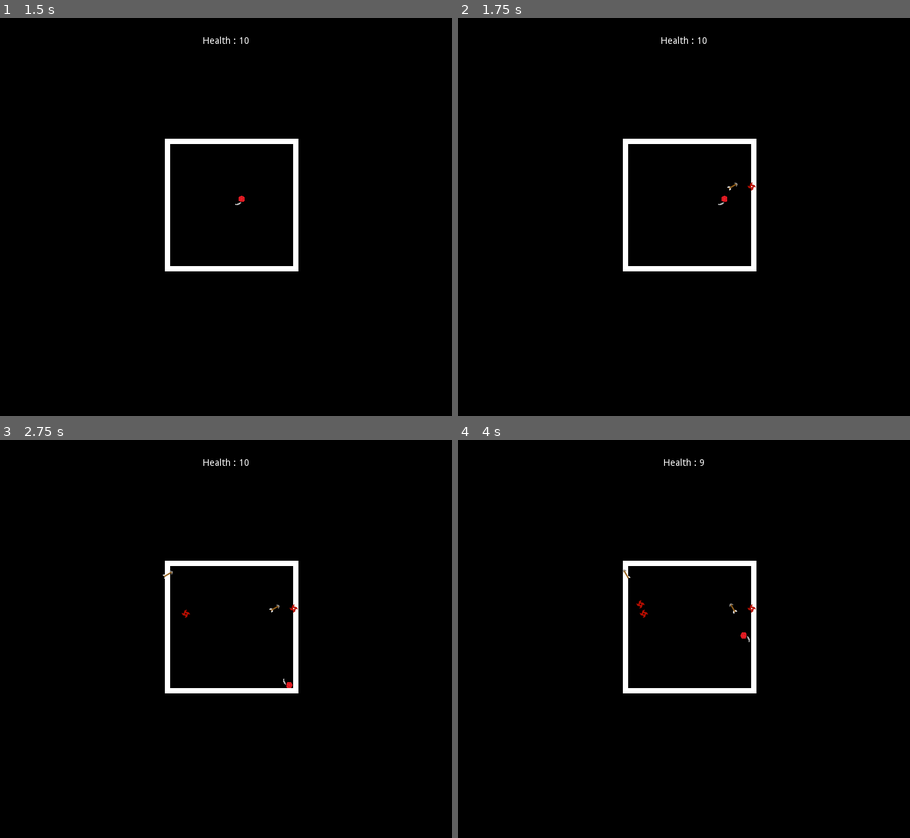
Above: before the commit, frames 1-4 (two rows, left to right).
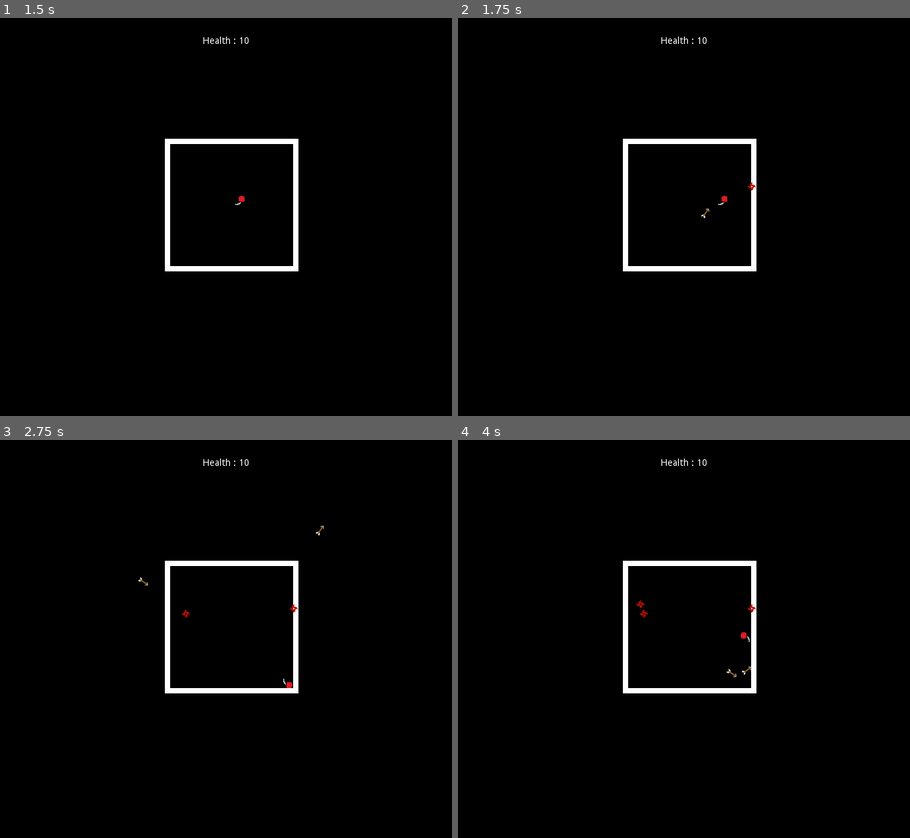
Above: after the commit, the same moments.

Repository: bsu-cs315/Final_Project_Group5
Game: Godot game, scene res://Scenes/TitleScreen.tscn
Same seed, same stepped clock (60 frames per second), same inputs: the game is played once before the commit and once after it.
Inputs:
- Up to frame 1 (1.5 s): click "Start The Story" at 0.5 s; tap Enter at 1.25 s; hold Right (move_right) from 1.28 s (still down); tap R (reAwaken) at 1.35 s
- Up to frame 2 (1.75 s): keep holding Right (move_right)
- Up to frame 3 (2.75 s): tap Space at 2 s; release Right (move_right) at 2.03 s; hold Down (move_down) from 2.03 s (still down); tap R (reAwaken) at 2.1 s
- Up to frame 4 (4 s): release Down (move_down) at 2.78 s; hold Right (move_right) 2.78-3.53 s; tap R (reAwaken) at 2.85, 3.6 s; hold Up (move_up) from 3.53 s (still down)

Frame 1 is identical in both runs. In frame 2, less than 0.1% of the frame differs, in the area x 53-62%, y 41-51%; in frame 3, less than 0.1%; in frame 4, 0.2%, in the area x 36-65%, y 4-60%.

Commit message:
Made arrow bullets point and fire at player object location at the time they spawned

Diff:
--- a/project/Player.gd
+++ b/project/Player.gd
@@ -16,6 +16,8 @@
 
 signal playerDamaged(bullet)  # Used to send a signal back to a bullet which has damaged a player to tell it to remove itself
 
+#func _ready():
+#	print(self)
 
 func _physics_process(_delta):
 	var input := Vector2.ZERO
--- a/project/Scenes/Bullets/Arrow.gd
+++ b/project/Scenes/Bullets/Arrow.gd
@@ -1,12 +1,25 @@
 extends Area2D
 
-func _ready():
-	self.position.x = rand_range(250, 450)
-	self.position.y = rand_range(200, 300)
+var _playerPosition = Vector2(0,0)
+var _launchVector = Vector2(0,0)
+var _arrowVelocity = 3.2
 
 
-func _process(delta):
-	rotation_degrees =  rotation_degrees + (-delta * 360)
+func _ready():
+	_playerPosition = get_parent().player.position
+
+	self.position.x = rand_range(200, 400)
+	self.position.y = rand_range(200, 400)
+
+	rotation = get_angle_to(_playerPosition)
+
+	_launchVector = self.position - _playerPosition
+	_launchVector = _launchVector.normalized()
+
+
+func _process(_delta):
+	self.position = self.position - _launchVector * _arrowVelocity
+
 
 
 func bulletRemovalTrigger():
--- a/project/Scenes/Bullets/ThrowingStar.gd
+++ b/project/Scenes/Bullets/ThrowingStar.gd
@@ -6,7 +6,7 @@
 
 
 func _process(delta):
-	rotation_degrees =  rotation_degrees + (-delta * 360)
+	rotation_degrees = rotation_degrees + (-delta * 360)
 
 
 func bulletRemovalTrigger():
--- a/project/Scenes/Level2.gd
+++ b/project/Scenes/Level2.gd
@@ -3,6 +3,8 @@
 onready var _HUD = get_node("HUD")
 onready var player = get_node("Player")
 
+func _ready():
+	randomize()
 
 func _process(_delta):
 	_HUD.get_node("Label").text = "Health : " + str(player.health)
--- a/project/Scenes/Waves/WaveArrow.gd
+++ b/project/Scenes/Waves/WaveArrow.gd
@@ -5,6 +5,13 @@
 const _spawnInterval = 1
 var _spawnTimer = 0
 
+var player
+
+func _ready():
+	var level = get_parent()
+	player = level.get_node("Player")
+#	print(player)
+#	print(player.position.x)
 
 func _process(delta):
 	_spawnTimer = _spawnTimer + delta
